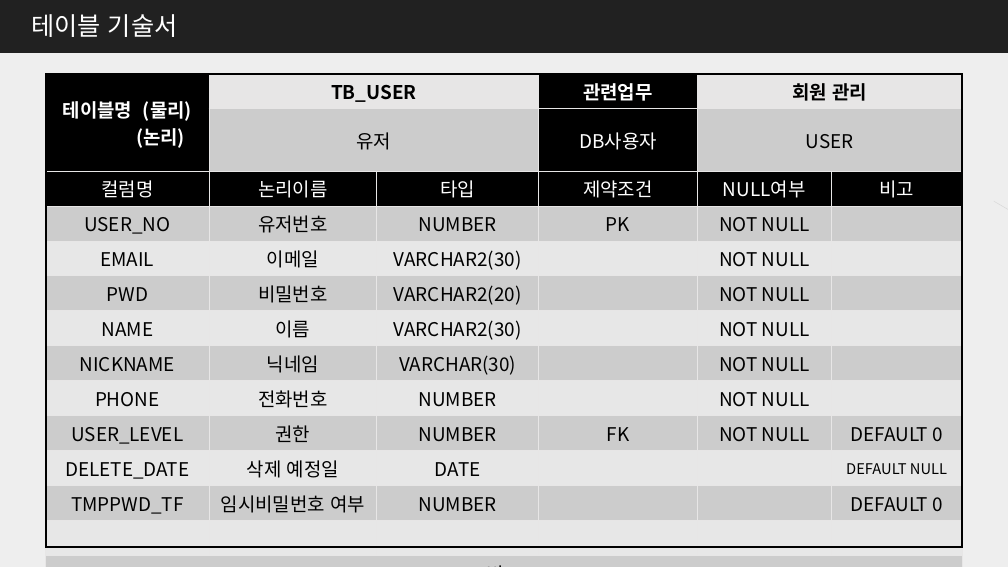
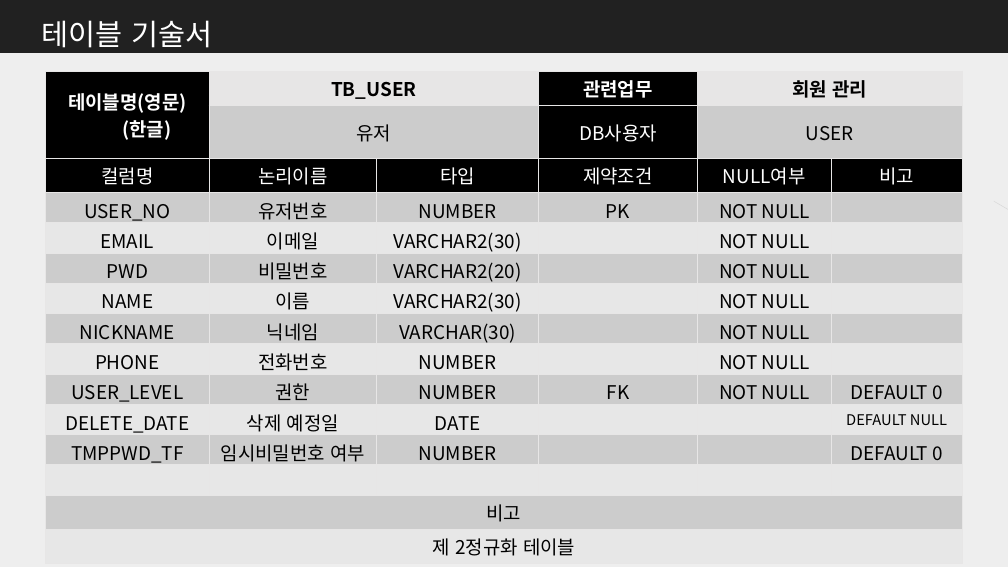
Before and after one commit to me0768/KHFinalProject, a slide deck: slide 13 of 보고서/DataBase설계서_Final_Project.pptx. Drawn at 1008x567 pixels with LibreOffice and Linux fonts; fonts in the diff are those of the drawing. Boxes give left, top, right and bottom in pixels: in the first picture for what was removed or moved away, otherwise in the second. Text is boxed around its words. In the diff, an @@ line names an element or a change of style, - is before the commit and + after.

```diff
--- a/보고서/DataBase설계서_Final_Project.pptx
+++ b/보고서/DataBase설계서_Final_Project.pptx
@@ text "테이블 기술서": place and size @@
-text "테이블 기술서" at (31, 14, 178, 37)
+text "테이블 기술서" at (42, 20, 212, 48)
@@ text "테이블 기술서" at (42, 20, 212, 48): size 24 to 28 pt; line spacing 1 to 1.5 @@
@@ table at (45, 71, 962, 560) @@
-row 1, column 1: 테이블명 (물리) / (논리)
+row 1, column 1: 테이블명(영문) / (한글)
@@ rectangle removed at (45, 74, 962, 547) @@
```
Also in this commit, not shown: 27 other slides changed, 17 slides removed, 26 other files.
